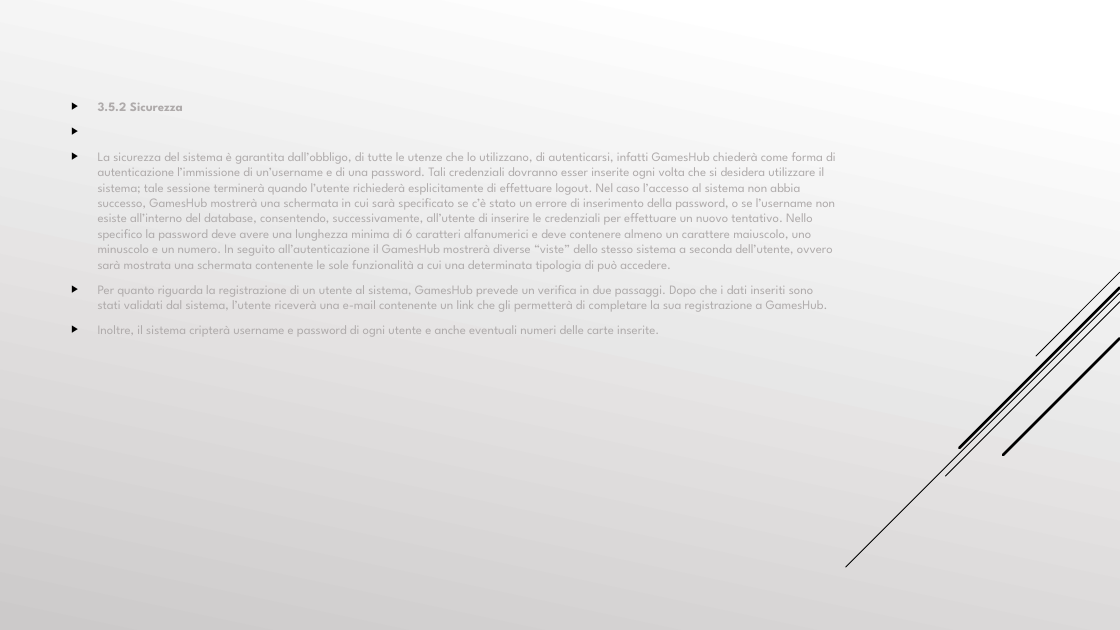
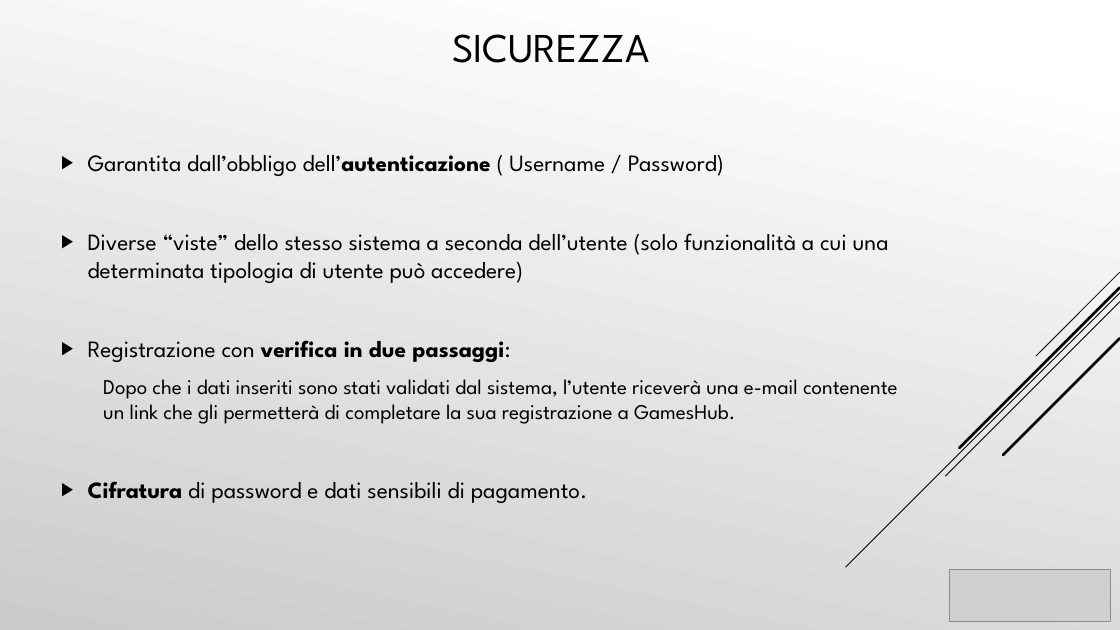
Before and after one commit to cosimob28/GamesHub, a slide deck: slide 37 of Work in progress/Presentazione/GamesHub.pptx (slide 36 before the commit). Drawn at 1120x630 pixels with LibreOffice and Linux fonts; fonts in the diff are those of the drawing; grey boxes stand for pictures. Boxes give left, top, right and bottom in pixels: in the first picture for what was removed or moved away, otherwise in the second. Text is boxed around its words. In the diff, an @@ line names an element or a change of style, - is before the commit and + after.

```diff
--- a/Work in progress/Presentazione/GamesHub.pptx
+++ b/Work in progress/Presentazione/GamesHub.pptx
@@ text added at bbox=[452, 34, 650, 63], 35.1 pt, text #000000 @@
+SICUREZZA
@@ text at bbox=[88, 155, 898, 503]: text changed; size 11 to 20 pt; text colour #AFABAB to #000000 @@
-▶ 3.5.2 Sicurezza
-▶ La sicurezza del sistema è garantita dall’obbligo, di tutte le utenze che lo utilizzano, di autenticarsi, infatti GamesHub chiederà come forma di autenticazione l’immissione di un’username e di una password. Tali credenziali dovranno esser inserite ogni volta che si desidera utilizzare il sistema; tale sessione terminerà quando l’utente richiederà esplicitamente di effettuare logout. Nel caso l’accesso al sistema non abbia successo, GamesHub mostrerà una schermata in cui sarà specificato se c’è stato un errore di inserimento della password, o se l’username non esiste all’interno del database, consentendo, successivamente, all’utente di inserire le credenziali per effettuare un nuovo tentativo. Nello specifico la password deve avere una lunghezza minima di 6 caratteri alfanumerici e deve contenere almeno un carattere maiuscolo, uno minuscolo e un numero. In seguito all’autenticazione il GamesHub mostrerà diverse “viste” dello stesso sistema a seconda dell’utente, ovvero sarà mostrata una schermata contenente le sole funzionalità a cui una determinata tipologia di può accedere.
-▶ Per quanto riguarda la registrazione di un utente al sistema, GamesHub prevede un verifica in due passaggi. Dopo che i dati inseriti sono stati validati dal sistema, l’utente riceverà una e-mail contenente un link che gli permetterà di completare la sua registrazione a GamesHub.
-▶ Inoltre, il sistema cripterà username e password di ogni utente e anche eventuali numeri delle carte inserite.
+▶ Garantita dall’obbligo dell’autenticazione ( Username / Password)
+▶ Diverse “viste” dello stesso sistema a seconda dell’utente (solo funzionalità a cui una determinata tipologia di utente può accedere)
+▶ Registrazione con verifica in due passaggi:
+  Dopo che i dati inseriti sono stati validati dal sistema, l’utente riceverà una e-mail contenente un link che gli permetterà di completare la sua registrazione a GamesHub.
+▶ Cifratura di password e dati sensibili di pagamento.
@@ picture added at bbox=[949, 570, 1111, 622] @@
```
Also in this commit, not shown: 53 other slides changed, 2 slides added, 2 slides removed.
